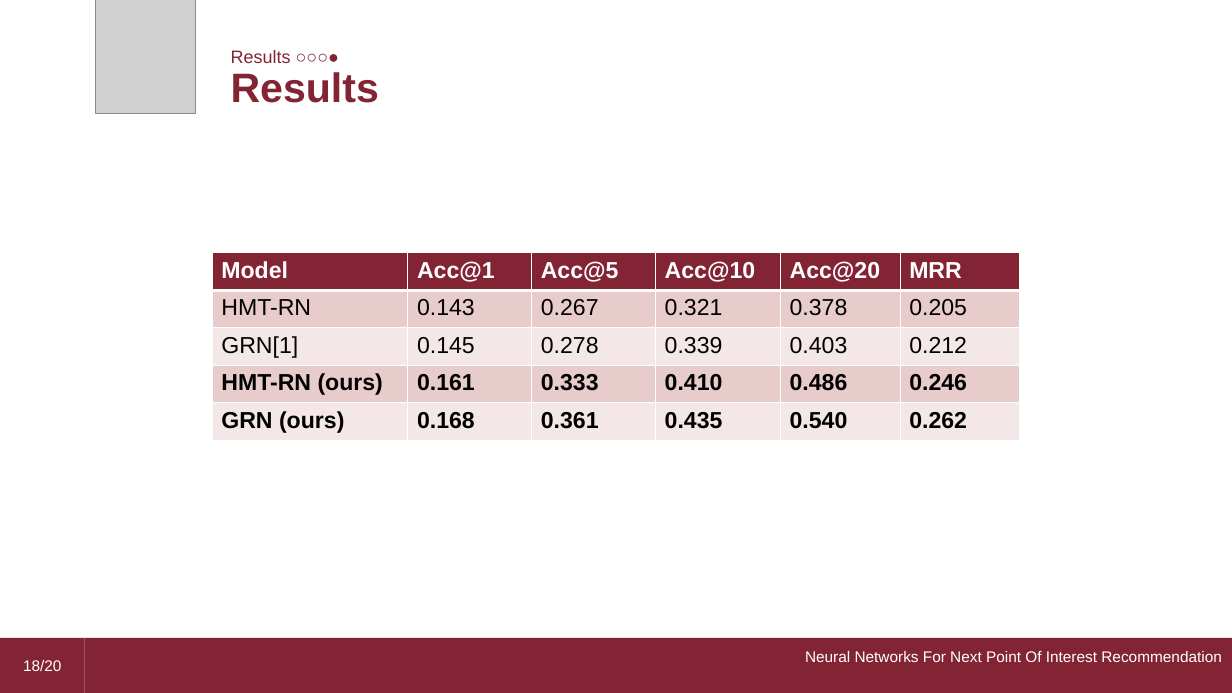
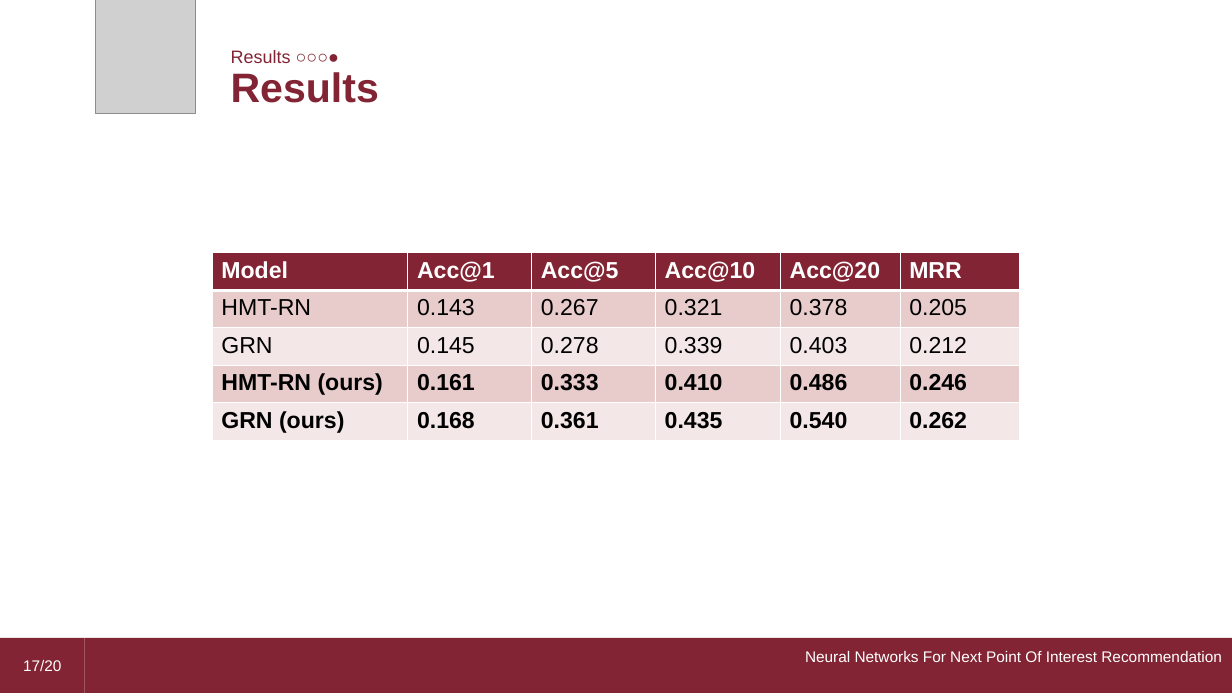
Before and after one commit to dario-loi/foursquare, a slide deck: slide 17 of presentation.pptm (slide 18 before the commit). Drawn at 1232x693 pixels with LibreOffice and Linux fonts; fonts in the diff are those of the drawing; grey boxes stand for pictures. Boxes give left, top, right and bottom in pixels: in the first picture for what was removed or moved away, otherwise in the second. Text is boxed around its words. In the diff, an @@ line names an element or a change of style, - is before the commit and + after.

```diff
--- a/presentation.pptm
+++ b/presentation.pptm
@@ table at box(213, 253, 1021, 441) @@
-row 3, column 1: GRN[1]
+row 3, column 1: GRN
@@ page number at box(23, 660, 61, 671): text changed @@
-18/20
+17/20
```
Also in this commit, not shown: 1 other slide changed, 1 slide removed.
